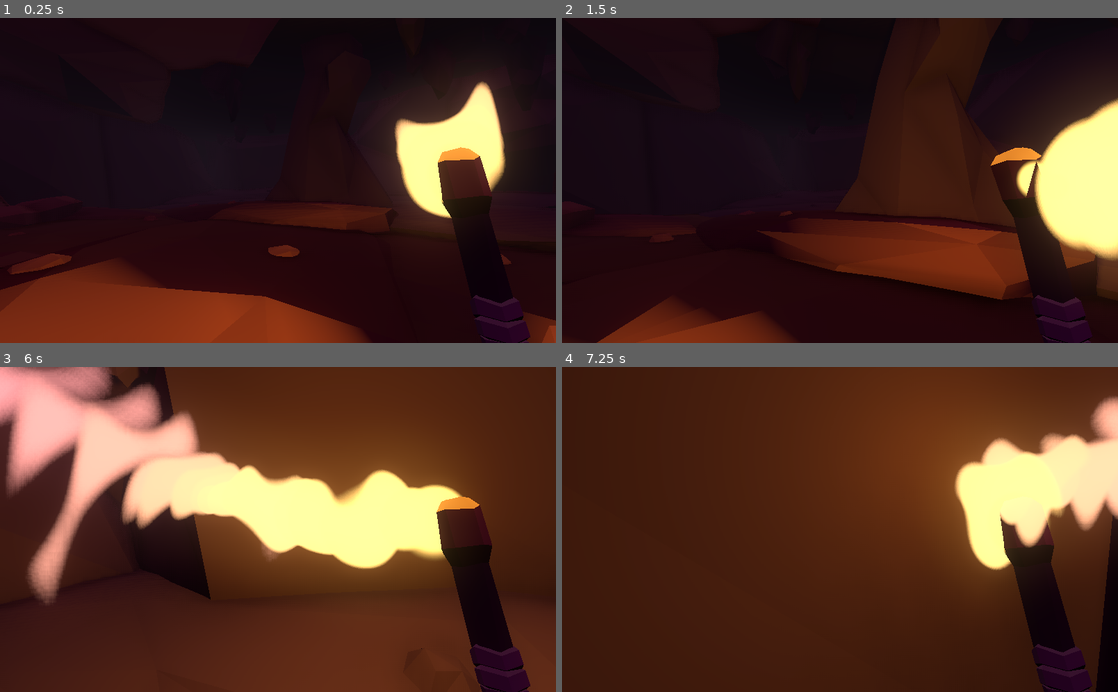
Above: before the commit, frames 1-4 (two rows, left to right).
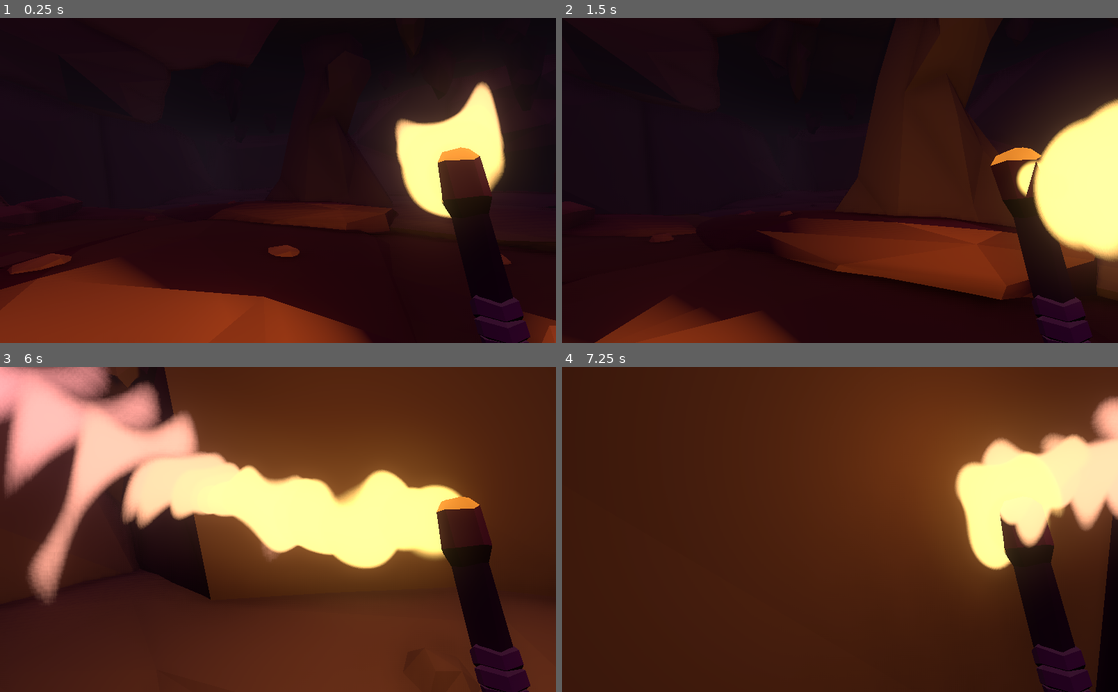
Above: after the commit, the same moments.

Repository: Anemony22/Creative-Jam-2021
Game: Godot game, scene res://scenes/levels/Main.tscn
Two runs of this game, one before a commit and one after it. Both use one fixed random seed, a clock stepped at 60 frames per second and the inputs below. The engine's default icon, where the game draws it, is replaced by a stand-in: a white triangle on a blue panel in a dark square.
Inputs (mouse positions are in pixels of both pictures, inside the frame that each line leads up to):
- Up to frame 1 (0.25 s): no input
- Up to frame 2 (1.5 s): tap Enter at 0.5 s; move the mouse to (867, 180) at 0.52 s; hold W (move_forward) from 0.53 s (still down); move the mouse to (812, 180) at 1.27 s
- Up to frame 3 (6 s): move the mouse to (289, 523) at 2.02 s; move the mouse to (272, 536) at 2.77 s; move the mouse to (316, 532) at 3.52 s; move the mouse to (233, 526) at 4.27 s; move the mouse to (283, 529) at 5.02 s; move the mouse to (255, 523) at 5.77 s; release W (move_forward) at 5.78 s; hold D (move_right) from 5.78 s (still down)
- Up to frame 4 (7.25 s): move the mouse to (867, 529) at 6.52 s; release D (move_right) at 6.53 s; hold W (move_forward) from 6.53 s (still down)

The runs differ from the first frame. In frame 1, less than 0.1% of the frame differs, in the area x 0-65%, y 63-96%; in frame 2, 0.6%, in the area x 5-100%, y 7-100%; in frame 3, 0.6%; in frame 4, less than 0.1%.

Commit message:
Added static decal and script to generate decal. Has example decals within main scene.

Diff:
--- a/scenes/levels/Main.tscn
+++ b/scenes/levels/Main.tscn
@@ -29,11 +29,13 @@
 [ext_resource path="res://scenes/environment/rocks/small/small_rock2.tscn" type="PackedScene" id=27]
 [ext_resource path="res://scenes/environment/rocks/small/small_rock4.tscn" type="PackedScene" id=28]
 [ext_resource path="res://scenes/environment/rocks/small/small_rock5.tscn" type="PackedScene" id=29]
-
-[sub_resource type="PlaneMesh" id=1]
+[ext_resource path="res://scenes/visuals/DecalArea.tscn" type="PackedScene" id=31]
+[ext_resource path="res://icon.png" type="Texture" id=32]
+
+[sub_resource type="PlaneMesh" id=2]
 size = Vector2( 30, 30 )
 
-[sub_resource type="SpatialMaterial" id=2]
+[sub_resource type="SpatialMaterial" id=3]
 flags_unshaded = true
 albedo_color = Color( 0.501961, 0.737255, 0.847059, 1 )
 
@@ -437,7 +439,7 @@
 transform = Transform( 0.492846, -0.0235422, -1.27936, -0.0622883, -0.728207, 0.00607008, -1.27745, 0.0468656, -0.494048, -8.43206, 0.576234, -4.80286 )
 
 [node name="flat_rock8" parent="CaveBase/Decor" instance=ExtResource( 7 )]
-transform = Transform( -0.208972, 0.0130021, 1.3553, -0.0282866, -0.729254, 0.0113353, 1.35432, -0.0325059, 0.209521, -2.87239, 0.769522, -2.66459 )
+transform = Transform( -0.208972, 0.0130021, 1.3553, -0.0282866, -0.729254, 0.0113353, 1.35432, -0.0325059, 0.209521, -2.89489, 0.769523, -2.6531 )
 
 [node name="medium_rock16" parent="CaveBase/Decor" instance=ExtResource( 24 )]
 transform = Transform( 1.12689, -0.0225705, -0.395676, 0.00458882, 1.19327, -0.0549986, 0.396293, 0.0503635, 1.12577, -20.1474, 1.72254, 14.6619 )
@@ -589,6 +591,16 @@
 [node name="medium_rock21" parent="CaveBase/Decor" instance=ExtResource( 20 )]
 transform = Transform( 0.599153, -1.6611, -0.0717437, -0.403444, -0.21923, 1.70662, -1.61296, -0.5622, -0.453522, 13.5243, 5.02929, 12.1695 )
 
+[node name="Decal_1" parent="CaveBase" instance=ExtResource( 31 )]
+transform = Transform( -0.784765, 0, 1.99383, 0, 5, 0, -9.96916, 0, -0.156953, -19.5304, 4.6575, 2.10371 )
+valid_nodes_paths = [ NodePath("../Ext/boulder_rock4") ]
+decal_texture = ExtResource( 32 )
+
+[node name="Decal_2" parent="CaveBase" instance=ExtResource( 31 )]
+transform = Transform( -0.218194, 0, 0.975905, 0, 1, 0, -0.975905, 0, -0.218194, -6.86364, 8.26229, 3.95727 )
+valid_nodes_paths = [ NodePath("../Ext/large_rock3") ]
+decal_texture = ExtResource( 32 )
+
 [node name="Outside" type="Node" parent="."]
 __meta__ = {
 "_editor_description_": "The sun, sky plane and sun light for outside the cave"
--- /dev/null
+++ b/scenes/visuals/DecalArea.gd
@@ -0,0 +1,290 @@
+extends Area
+
+export(float) var normal_push = 0.01
+export(int) var TIME_WAIT_MAX = 10
+export(Array, NodePath) var valid_nodes_paths
+
+export(Vector2) var scale_texture = Vector2(1, 1)
+export(Vector2) var offset_texture = Vector2(0, 0)
+
+export(Texture) var decal_texture
+
+var time_out = 0
+var decal_shader = preload("decal_shader.shader")
+
+var decal_mesh
+
+enum {INSIDE, PARTIALLY, OUTSIDE}
+
+# Based on following reference.
+# Ref: https://github.com/Miziziziz/GodotProjectedDecals/blob/master/projectdecal.gd
+
+func _physics_process(_delta):
+	# Sets up for a one-time process to setup the handling of the meshes.
+	var bodies = get_overlapping_bodies()
+
+	if bodies:
+		var area_planes = [
+			Plane(Vector3.UP, 1),
+			Plane(Vector3.DOWN, 1),
+			Plane(Vector3.FORWARD, 1),
+			Plane(Vector3.BACK, 1),
+			Plane(Vector3.LEFT, 1),
+			Plane(Vector3.RIGHT, 1)
+		]
+
+		# DEBUG: Adds cutting planes of the decal
+		# for plane in area_planes:
+		# 	var plane_visual = MeshInstance.new()
+		# 	plane_visual.mesh = QuadMesh.new()
+
+		# 	var rotation_quat = quat_rotation_vec3(plane_visual.transform.basis.z, plane.normal)
+		# 	plane_visual.global_transform = Basis(rotation_quat)
+		# 	plane_visual.translation = plane.center()
+		# 	add_child(plane_visual)
+
+		decal_mesh = generate_decal_mesh_instance(bodies, area_planes)
+
+		var decal_material = ShaderMaterial.new()
+		decal_material.shader = decal_shader
+		decal_material.set_shader_param("decal", decal_texture)
+		decal_material.set_shader_param("scale", scale_texture)
+		decal_material.set_shader_param("offset", offset_texture)
+		decal_mesh.set_surface_material(0, decal_material)
+
+		add_child(decal_mesh)
+
+		# for body in bodies:
+		# 	body.hide()
+
+		set_physics_process(false)
+	elif time_out == TIME_WAIT_MAX:
+		# Free up resources if not intersecting with any bodies after the time out period expires.
+		queue_free()
+	else:
+		time_out += 1
+
+# Generates a new mesh instance for the decal
+func generate_decal_mesh_instance(bodies, area_planes):
+	var new_mesh = MeshInstance.new()
+
+	var all_verts = PoolVector3Array()
+	var all_normals = PoolVector3Array()
+
+	for body in bodies:
+		if is_valid_decal_body(body):
+			var parent = find_body_mesh_parent(body)
+			var mesh = parent.mesh
+
+			if mesh.get_surface_count() > 0:
+				var mesh_arrays = mesh.surface_get_arrays(0)
+				# var mapped_vertices = mesh_arrays[ArrayMesh.ARRAY_VERTEX]
+				var mapped_vertices = map_vertex_to_local(parent, mesh_arrays[ArrayMesh.ARRAY_VERTEX])
+				mapped_vertices = rearrange_mesh_points(mapped_vertices, mesh_arrays[ArrayMesh.ARRAY_INDEX])
+
+				# var mapped_normals = mesh_arrays[ArrayMesh.ARRAY_NORMAL]
+				var mapped_normals = map_normal_to_local(parent, mesh_arrays[ArrayMesh.ARRAY_NORMAL])
+				mapped_normals = rearrange_mesh_points(mapped_normals, mesh_arrays[ArrayMesh.ARRAY_INDEX])
+
+				var pools = clip_mesh(mapped_vertices, mapped_normals, area_planes)
+
+				var clipped_verts = pools[0]
+				var new_normals = pools[1]
+
+				clipped_verts = push_vertices(clipped_verts, new_normals)
+
+				all_verts.append_array(clipped_verts)
+				all_normals.append_array(new_normals)
+
+	var clipped_mesh_arrays = []
+	clipped_mesh_arrays.resize(ArrayMesh.ARRAY_MAX)
+	clipped_mesh_arrays[ArrayMesh.ARRAY_VERTEX] = all_verts
+	clipped_mesh_arrays[ArrayMesh.ARRAY_NORMAL] = all_normals
+	clipped_mesh_arrays[ArrayMesh.ARRAY_TEX_UV] = vertex_to_uv(all_verts)
+
+	var array_mesh = ArrayMesh.new()
+
+	array_mesh.add_surface_from_arrays(ArrayMesh.PRIMITIVE_TRIANGLES, clipped_mesh_arrays)
+
+	new_mesh.mesh = array_mesh
+
+	return new_mesh
+
+# True if this body will have the decal.
+func is_valid_decal_body(body):
+	var is_valid = false
+
+	for node_path in valid_nodes_paths:
+		var node = get_node(node_path)
+
+		if body == node:
+			is_valid = true
+			break
+
+	return is_valid
+
+# Find the mesh of the body to be processed
+func find_body_mesh_parent(body):
+	for child in body.get_children():
+		if "mesh" in child:
+			return child
+
+func map_vertex_to_local(old_frame, vertices):
+	var mapped_verts = PoolVector3Array()
+
+	for vert in vertices:
+		mapped_verts.append(to_local(old_frame.to_global(vert)))
+
+	return mapped_verts
+
+func map_normal_to_local(old_frame, normals):
+	var mapped_normals = PoolVector3Array()
+
+	for normal in normals:
+		var normal_in_global = old_frame.to_global(normal) - old_frame.global_transform.origin
+		var new_normal = to_local(normal_in_global + global_transform.origin)
+		new_normal.x /= scale.x
+		new_normal.y /= scale.y
+		new_normal.z /= scale.z
+
+		mapped_normals.append(new_normal)
+
+	return mapped_normals
+
+# Gets the clipped mesh within given planes.
+func clip_mesh(mesh_verts, mesh_normals, area_planes):
+
+	var new_vert_pool = PoolVector3Array()
+	var new_normal_pool = PoolVector3Array()
+
+	for i in range(0, mesh_verts.size(), 3):
+		if mesh_normals[i].dot(Vector3.BACK) > 0:
+			var tmp_vert_pool = PoolVector3Array()
+			tmp_vert_pool.append(mesh_verts[i])
+			tmp_vert_pool.append(mesh_verts[i + 1])
+			tmp_vert_pool.append(mesh_verts[i + 2])
+
+			var tmp_normal_pool = PoolVector3Array()
+			tmp_normal_pool.append(mesh_normals[i])
+			tmp_normal_pool.append(mesh_normals[i + 1])
+			tmp_normal_pool.append(mesh_normals[i + 2])
+
+			var status = is_in_area(tmp_vert_pool, area_planes)
+
+			if status == INSIDE:
+				new_vert_pool.append_array(tmp_vert_pool)
+				new_normal_pool.append_array(tmp_normal_pool)
+			elif status == PARTIALLY:
+				var pools = clip_triangle(tmp_vert_pool, tmp_normal_pool, area_planes)
+
+				var verts = pools[0]
+				var normals = pools[1]
+
+				pools = clip_mesh(verts, normals, area_planes)
+
+				verts = pools[0]
+				normals = pools[1]
+
+				new_vert_pool.append_array(verts)
+				new_normal_pool.append_array(normals)
+
+	return [new_vert_pool, new_normal_pool]
+
+func is_in_area(vertices, area_planes):
+	var sided_count = []
+	for planes in area_planes:
+		sided_count.append(0)
+
+	for vert in vertices:
+		for i in area_planes.size():
+			if vert.dot(area_planes[i].normal) > area_planes[i].d + 0.0001:
+				sided_count[i] += 1
+
+	if sided_count.count(0) == area_planes.size():
+		return INSIDE
+	elif sided_count.count(vertices.size()) > 0:
+		return OUTSIDE
+	else:
+		return PARTIALLY
+
+# Given a set of planes, find the triangles that exist within the volume of the planes
+func clip_triangle(vertices, normals, area_planes):
+	var resulting_vert_pool = PoolVector3Array()
+	var resulting_normal_pool = PoolVector3Array()
+	var clip_pool = PoolVector3Array()
+
+	for plane in area_planes:
+		var new_verts = Geometry.clip_polygon(vertices, plane)
+
+		if new_verts.size() == 3:
+			vertices = new_verts
+		elif new_verts.size() == 4:
+			clip_pool.append(new_verts[0])
+			clip_pool.append(new_verts[2])
+			clip_pool.append(new_verts[3])
+			new_verts.resize(3)
+			clip_pool.append_array(new_verts)
+
+	if clip_pool.empty():
+		resulting_vert_pool.append_array(vertices)
+		resulting_normal_pool.append_array(normals)
+	else:
+		for i in range(0, clip_pool.size(), 3):
+			var tmp_pool = PoolVector3Array()
+			tmp_pool.append(clip_pool[i])
+			tmp_pool.append(clip_pool[i + 1])
+			tmp_pool.append(clip_pool[i + 2])
+			var pools = clip_triangle(tmp_pool, normals, area_planes)
+
+			resulting_vert_pool.append_array(pools[0])
+			resulting_normal_pool.append_array(pools[1])
+
+	return [resulting_vert_pool, resulting_normal_pool]
+
+func rearrange_mesh_points(vect_pool, indices):
+	var reordered_pool = PoolVector3Array()
+
+	for i in range(indices.size()):
+		reordered_pool.append(vect_pool[indices[i]])
+
+	return reordered_pool
+
+func vertex_to_uv(vertices):
+	var uv_pool = PoolVector2Array()
+
+	for vert in vertices:
+		var uv = Vector2()
+		# uv.x = (vert.x / scale.x) * scale_texture.x
+		# uv.y = (vert.y / scale.y) * scale_texture.y
+		uv.x = vert.x * scale.x
+		uv.y = -vert.y * scale.y
+		uv_pool.append(uv)
+
+	return uv_pool
+
+func push_vertices(vertices, normals):
+	var map_vert_normals = {}
+
+	for i in vertices.size():
+		if not vertices[i] in map_vert_normals:
+			map_vert_normals[vertices[i]] = normals[i]
+		else:
+			map_vert_normals[vertices[i]] += normals[i]
+
+	for i in vertices.size():
+		var n = map_vert_normals[vertices[i]].normalized()
+		vertices[i] += n * normal_push
+
+	return vertices
+
+func generate_key(vector):
+	return str(vector)
+
+func quat_rotation_vec3(from_v, to_v):
+	var angle = from_v.angle_to(to_v)
+	var axis = from_v.cross(to_v)
+
+	if axis.length() <= 0:
+		axis = Vector3(to_v.y + to_v.z, to_v.x, to_v.x)
+
+	return Quat(axis.normalized(), angle)
--- /dev/null
+++ b/scenes/visuals/DecalArea.tscn
@@ -0,0 +1,11 @@
+[gd_scene load_steps=3 format=2]
+
+[ext_resource path="res://scenes/visuals/DecalArea.gd" type="Script" id=1]
+
+[sub_resource type="BoxShape" id=1]
+
+[node name="Area" type="Area"]
+script = ExtResource( 1 )
+
+[node name="Bounds" type="CollisionShape" parent="."]
+shape = SubResource( 1 )
--- /dev/null
+++ b/scenes/visuals/decal_shader.shader
@@ -0,0 +1,26 @@
+shader_type spatial;
+
+uniform sampler2D decal : hint_black;
+uniform vec2 scale;
+uniform vec2 offset;
+
+void fragment()
+{
+	vec2 pos = vec2(0);
+	pos.x = (UV.x - offset.x) / scale.x;
+	pos.y = (UV.y - offset.y) / scale.y;
+
+	bool inside = all(greaterThanEqual(pos, vec2(0))) && all(lessThanEqual(pos, vec2(1)));
+
+	if(inside)
+	{
+		vec4 colour = texture(decal, pos);
+
+		ALBEDO = colour.rgb;
+		ALPHA = colour.a;
+	}
+	else
+	{
+		discard;
+	}
+}
Not shown: 2 places in scenes/levels/Main.tscn that only renumber resources
Not shown, changed: .gitignore
